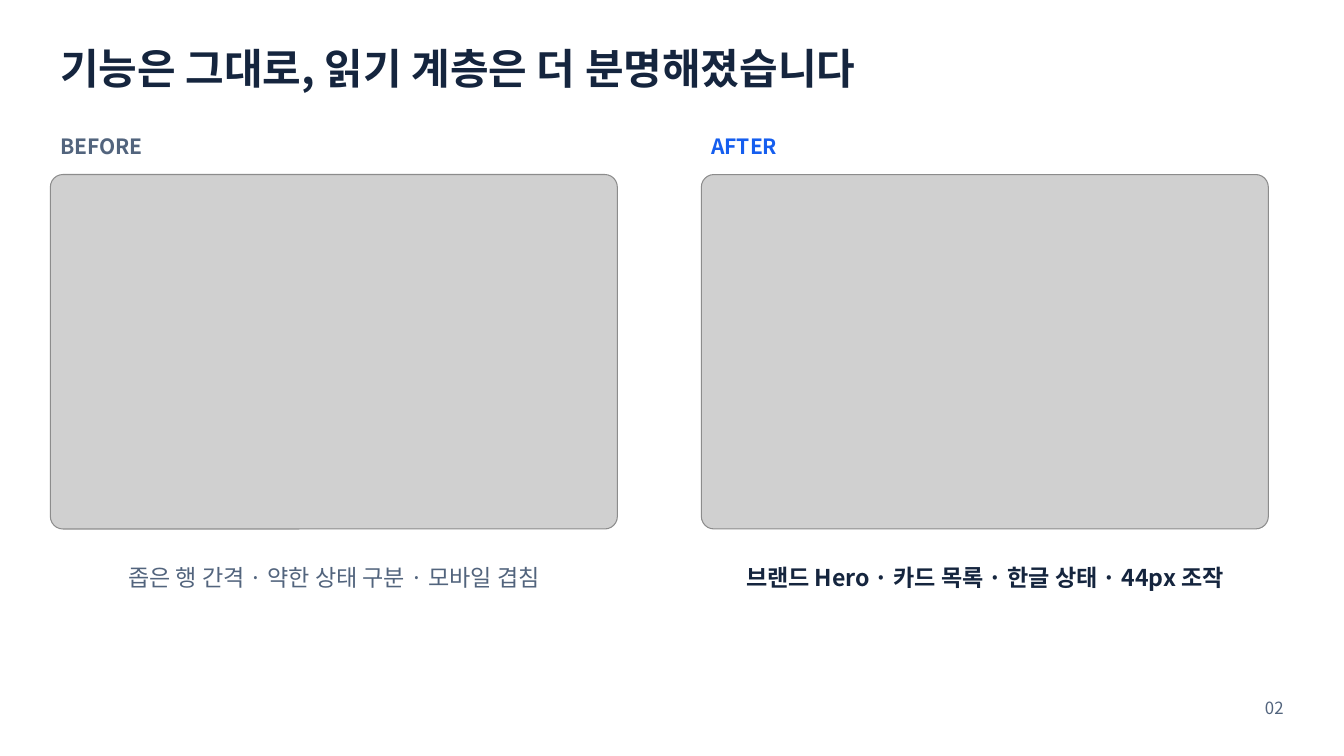
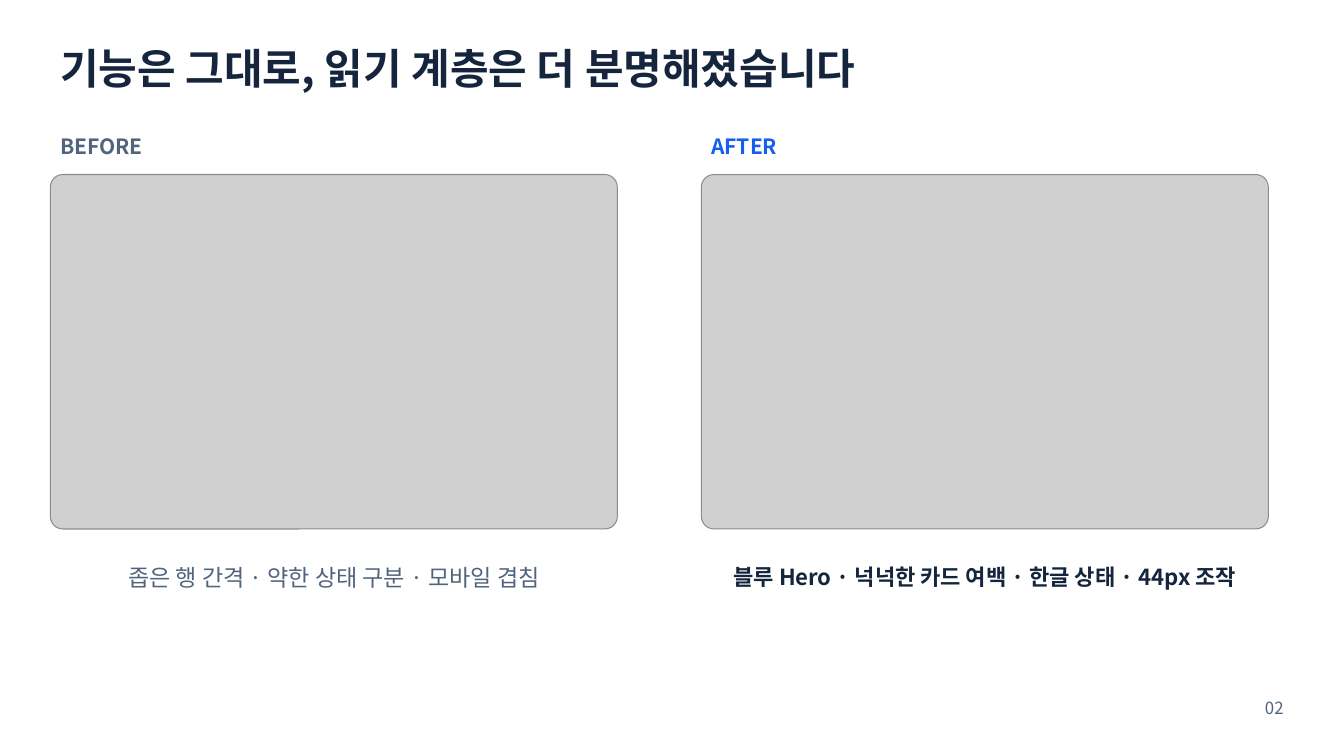
Before and after one commit to ablecloud-team/ablestack-techflow, a slide deck: slide 2 of output/presentation/techflow-community-ui-modernization.pptx. Drawn at 1344x756 pixels with LibreOffice and Linux fonts; fonts in the diff are those of the drawing; grey boxes stand for pictures. Boxes give left, top, right and bottom in pixels: in the first picture for what was removed or moved away, otherwise in the second. Text is boxed around its words. In the diff, an @@ line names an element or a change of style, - is before the commit and + after.

Commit message:
style: Community 블루 디자인과 본문 여백 개선

```diff
--- a/output/presentation/techflow-community-ui-modernization.pptx
+++ b/output/presentation/techflow-community-ui-modernization.pptx
@@ text at [734,566,1236,590]: text changed; size 16.5 to 15.8 pt @@
-브랜드 Hero · 카드 목록 · 한글 상태 · 44px 조작
+블루 Hero · 넉넉한 카드 여백 · 한글 상태 · 44px 조작
```
Also in this commit, not shown: 4 other slides changed, 18 other files.
